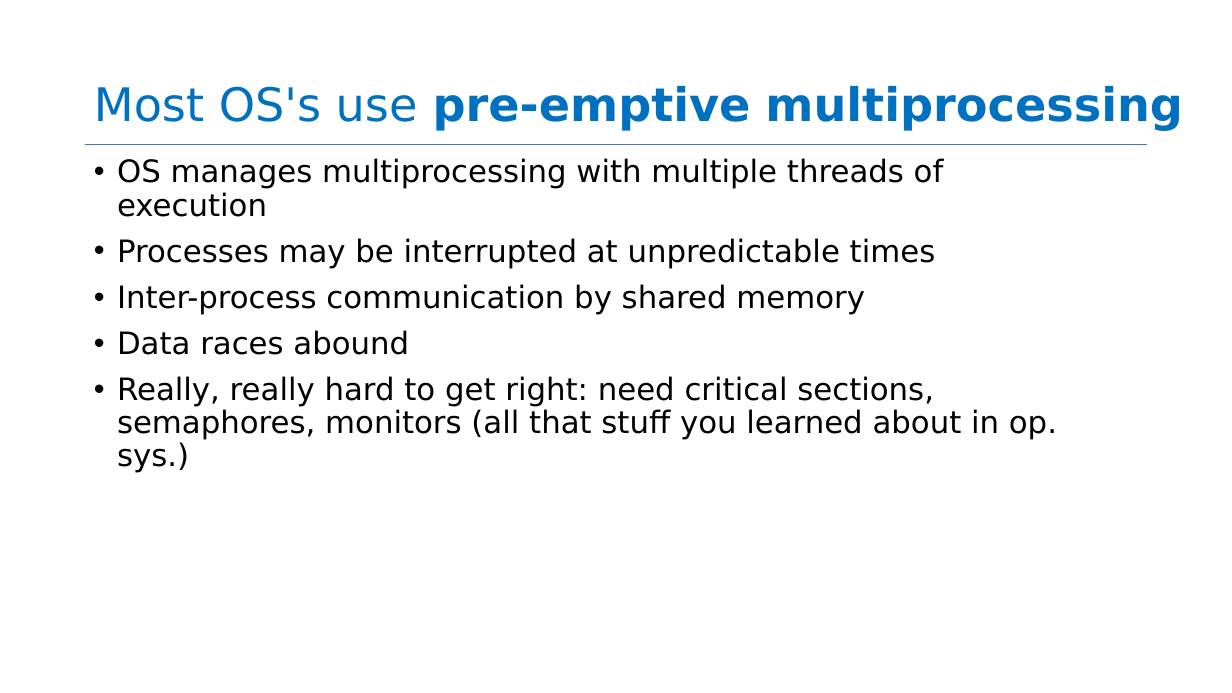
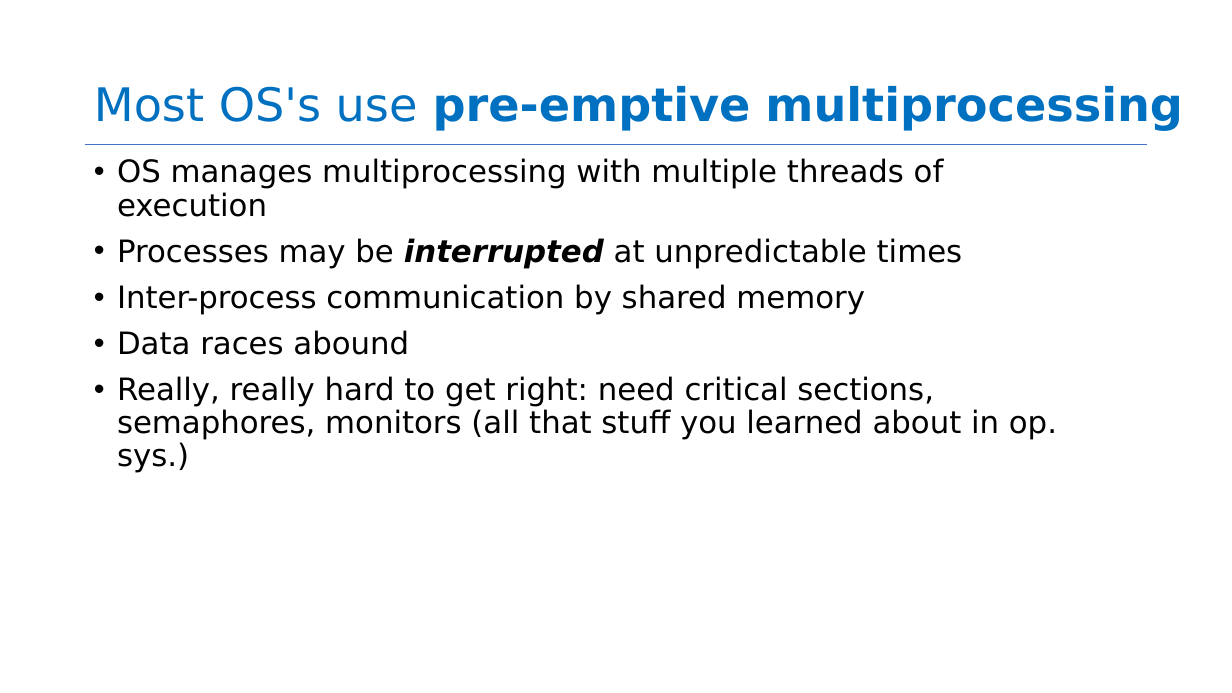
Before and after one commit to neu-se/CS4530-Spring-2025, a slide deck: slide 5 of Slides/Module 06 Concurrency Patterns in Typescript.pptx. Drawn at 1232x693 pixels with LibreOffice and Linux fonts; fonts in the diff are those of the drawing. Boxes give left, top, right and bottom in pixels: in the first picture for what was removed or moved away, otherwise in the second. Text is boxed around its words. In the diff, an @@ line names an element or a change of style, - is before the commit and + after.

```diff
--- a/Slides/Module 06 Concurrency Patterns in Typescript.pptx
+++ b/Slides/Module 06 Concurrency Patterns in Typescript.pptx
@@ text at (117,238,963,269): bold on, italic on in "interrupted" @@
```
Also in this commit, not shown: 14 other slides changed, 1 other file.
